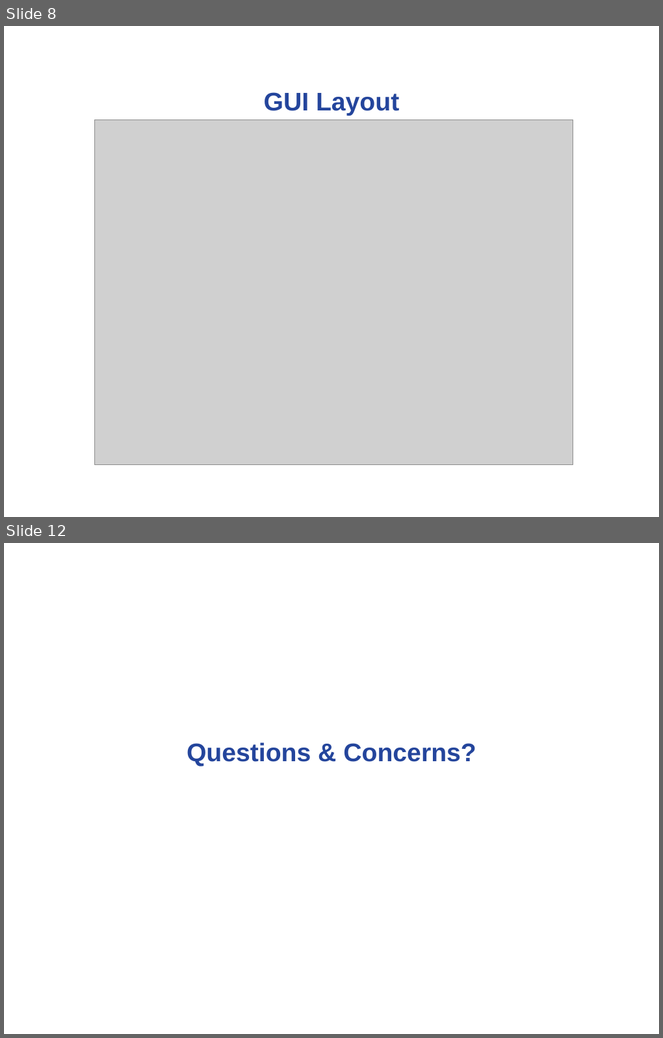
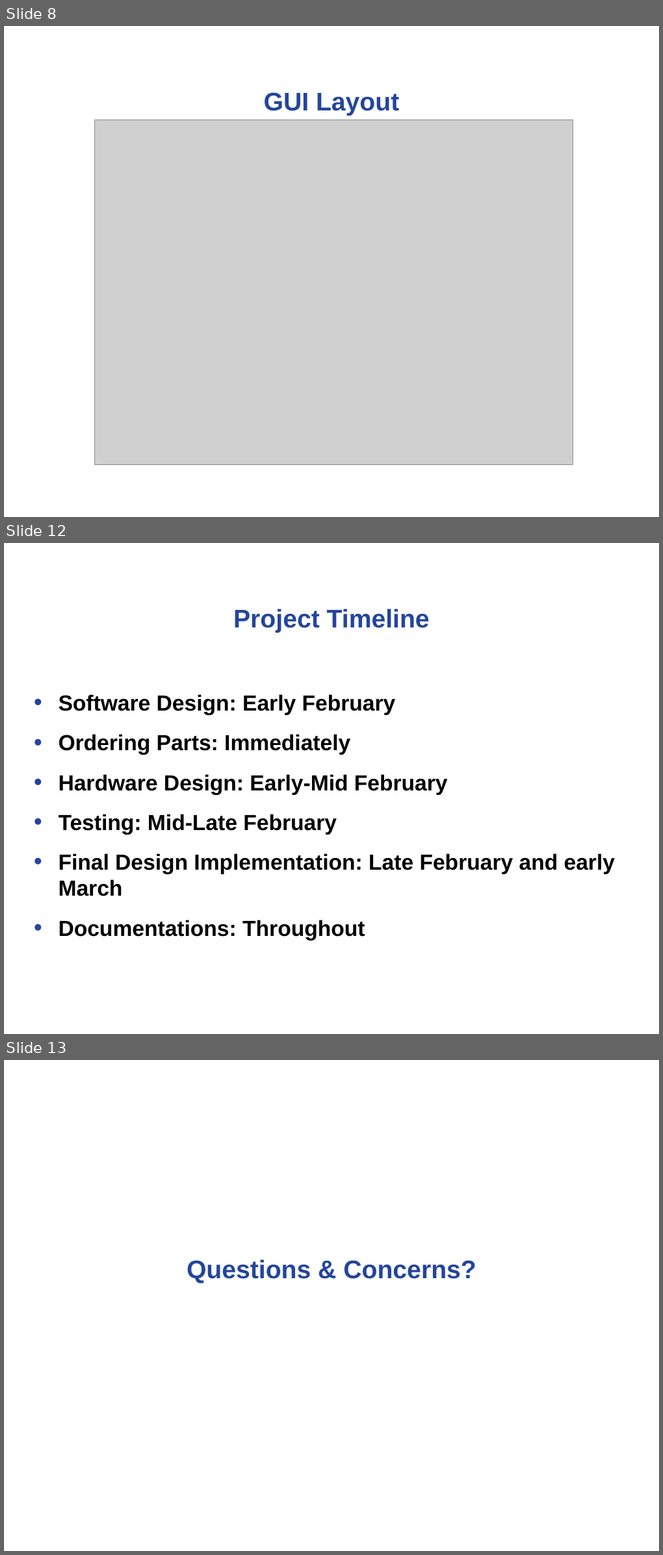
Before and after one commit to noahterickson/DigitalDash, a slide deck: Proposal/Project Proposal.ppt. Shown one above the other, each under a label of ours: slides 8 and 12 before the commit, slides 8, 12 and 13 after it; the slides between them are not shown. The pictures are 663x1038 and 663x1555 pixels, drawn with LibreOffice and Linux fonts; fonts in the diff are those of the drawing; grey boxes stand for pictures; background and template pictures are left out. Boxes give left, top, right and bottom in pixels: in the first picture for what was removed or moved away, otherwise in the second. Text is boxed around its words. In the diff, an @@ line names an element or a change of style, - is before the commit and + after.

Commit message:
Added dates to project proposal

```diff
--- a/Proposal/Project Proposal.ppt
+++ b/Proposal/Project Proposal.ppt
@@ slide 12 added at (4,543,659,1034), background #FFFFFF @@
@@ text added at (233,609,430,633), 28 pt, text #24459C, bold @@
+Project Timeline
@@ text added at (59,694,615,897), 24 pt, text #000000, bold @@
+• Software Design: Early February
+• Ordering Parts: Immediately
+• Hardware Design: Early-Mid February
+• Testing: Mid-Late February
+• Final Design Implementation: Late February and early March
+• Documentations: Throughout
@@ what was slide 12 is now slide 13 @@
```
Also in this commit, not shown: 10 slides changed.
